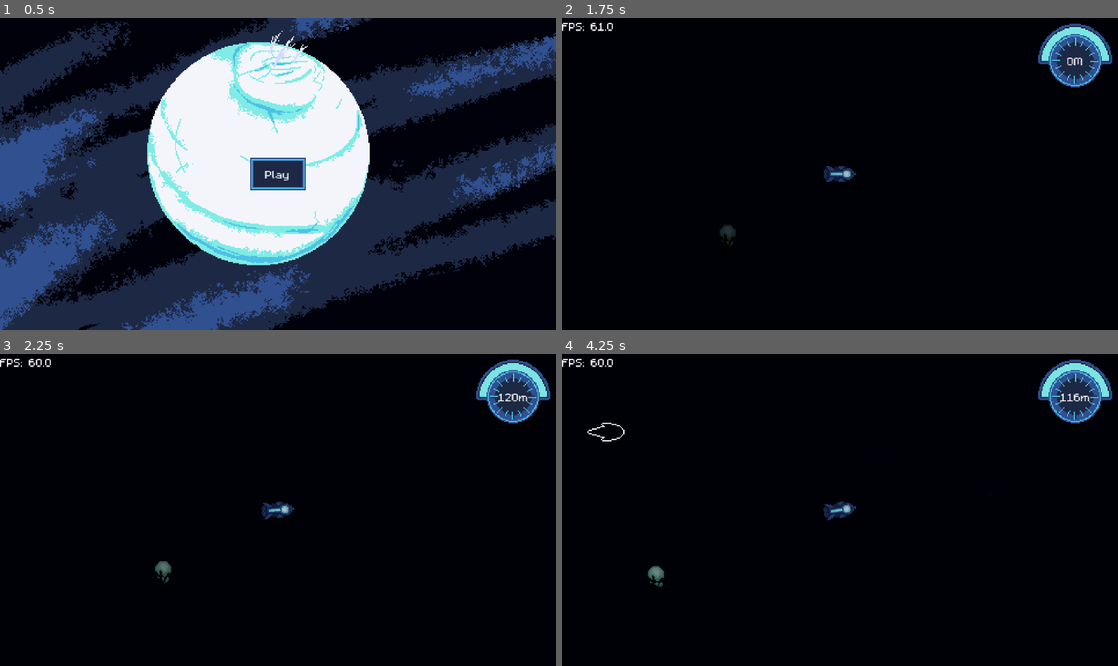
Above: before the commit, frames 1-4 (two rows, left to right).
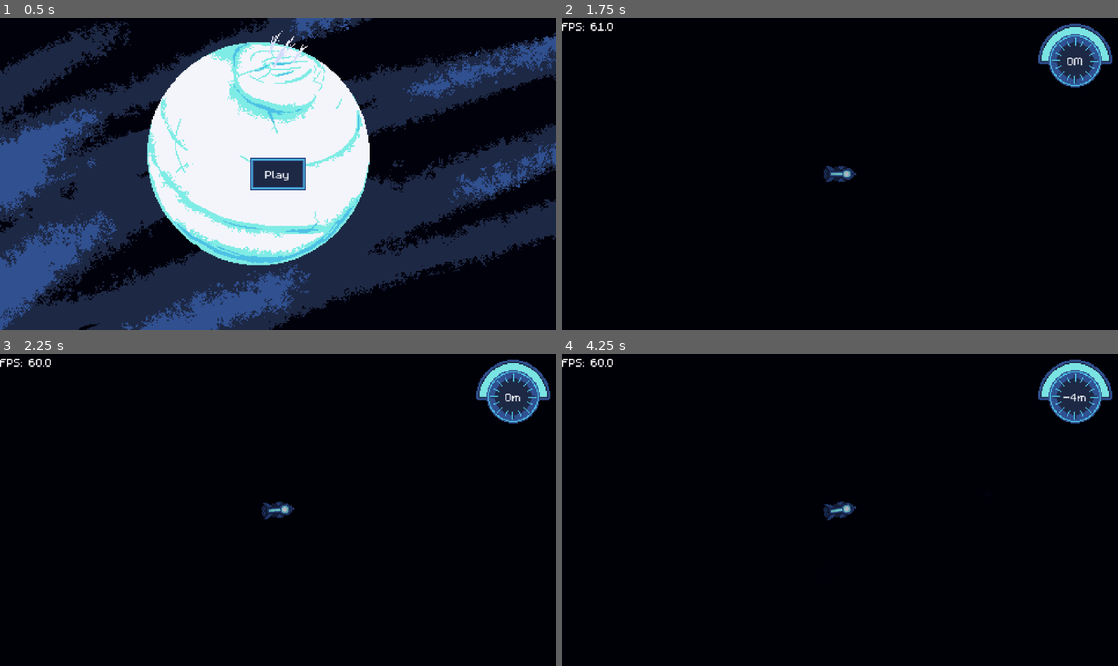
Above: after the commit, the same moments.

Repository: austingwatson/Depths
Game: Godot game, scene res://scenes/title_screen.tscn
Same seed, same stepped clock (60 frames per second), same inputs: the game is played once before the commit and once after it.
Inputs (mouse positions are in pixels of both pictures, inside the frame that each line leads up to):
- Up to frame 1 (0.5 s): no input
- Up to frame 2 (1.75 s): click "Play" at 0.5 s; click "Launch" at 1.25 s
- Up to frame 3 (2.25 s): move the mouse to (400, 494) at 2.02 s; hold Space (thrust) from 2.03 s (still down); hold Right mouse button (rotate) from 2.03 s (still down)
- Up to frame 4 (4.25 s): click (962, 494) at 2.3 s; move the mouse to (728, 525) at 2.77 s; release Space (thrust) at 2.78 s; release Right mouse button (rotate) at 2.78 s; click (728, 525) at 2.85 s; tap Shift (sonar) at 3.05 s; move the mouse to (895, 441) at 3.52 s; hold Space (thrust) from 3.53 s (still down); hold Shift (sonar) from 3.53 s (still down); right-click (895, 441) at 3.8 s

Frame 1 is identical in both runs. In frame 2, 0.1% of the frame differs, in the area x 28-32%, y 66-73%; in frame 3, 0.2%; in frame 4, 0.3%, in the area x 4-95%, y 12-75%.

Commit message:
added research and perm stats

Diff:
--- a/project.godot
+++ b/project.godot
@@ -19,12 +19,14 @@
 
 ProjectileManager="*res://scenes/global/projectile_manager.tscn"
 GlobalSignals="*res://scenes/global/global_signals.tscn"
+EntityManager="*res://scenes/global/entity_manager.tscn"
 
 [debug]
 
 gdscript/warnings/shadowed_variable=0
 gdscript/warnings/shadowed_variable_base_class=0
 gdscript/warnings/shadowed_global_identifier=0
+gdscript/warnings/narrowing_conversion=0
 
 [display]
 
@@ -61,6 +63,16 @@
 "events": [Object(InputEventMouseButton,"resource_local_to_scene":false,"resource_name":"","device":-1,"window_id":0,"a …(257 unchanged characters)…
 ]
 }
+change_weapon_up={
+"deadzone": 0.2,
+"events": [Object(InputEventMouseButton,"resource_local_to_scene":false,"resource_name":"","device":-1,"window_id":0,"alt_pressed":false,"shift_pressed":false,"ctrl_pressed":false,"meta_pressed":false,"button_mask":8,"position":Vector2(237, 10),"global_position":Vector2(246, 58),"factor":1.0,"button_index":4,"canceled":false,"pressed":true,"double_click":false,"script":null)
+]
+}
+change_weapon_down={
+"deadzone": 0.2,
+"events": [Object(InputEventMouseButton,"resource_local_to_scene":false,"resource_name":"","device":-1,"window_id":0,"alt_pressed":false,"shift_pressed":false,"ctrl_pressed":false,"meta_pressed":false,"button_mask":16,"position":Vector2(208, 10),"global_position":Vector2(217, 58),"factor":1.0,"button_index":5,"canceled":false,"pressed":true,"double_click":false,"script":null)
+]
+}
 
 [layer_names]
 
@@ -68,6 +80,7 @@
 2d_physics/layer_2="Friendly"
 2d_physics/layer_3="Enemy"
 2d_physics/layer_4="Neutral"
+2d_physics/layer_5="Research"
 
 [rendering]
 
--- /dev/null
+++ b/resources/perm_stats.gd
@@ -0,0 +1,70 @@
+class_name PermStats
+extends Resource
+
+@export var research := 0
+
+@export_category("Movement")
+@export var max_speed := 0.0
+@export var acceleration := 0.0
+@export var deceleration := 0.0
+@export var rotation_speed := 0.0
+@export var thrust_energy := 0.0
+
+@export_category("Energy")
+@export var max_energy := 0.0
+@export var passive_refill := 0.0
+
+@export_category("Health")
+@export var max_health := 0.0
+
+@export_category("Sonar")
+@export var max_radius := 0.0
+@export var duration := 0.0
+@export var sonar_cooldown := 0.0
+
+@export_category("Weapons")
+@export var unlocked_weapns := [true, false, false]
+@export var damage := 0
+@export var range := 0.0
+@export var weapon_cooldown := 0.0
+
+@export_category("Torpedo")
+@export var torpedo_damage := 0
+@export var torpedo_energy := 0.0
+@export var torpedo_cooldown := 0.0
+@export var torpedo_homing := 0.0
+
+@export_category("Laser")
+@export var laser_damage := 0
+@export var laser_energy := 0.0
+@export var laser_cooldown := 0.0
+@export var laser_tick_speed := 0.0
+
+@export_category("Shock")
+@export var shock_damage := 0
+@export var shock_energy := 0.0
+@export var shock_cooldown := 0.0
+@export var shock_range := 0.0
+
+var store := {
+	"unlock_laser": 1,
+}
+
+
+func add_research(amount: int) -> void:
+	research += amount
+
+
+func buy(unlock: String) -> bool:
+	if store[unlock] >= research:
+		research -= store[unlock]
+		store.erase(unlock)
+		return true
+
+	return false
+
+
+func upgrade(unlock: String) -> void:
+	match unlock:
+		"unlock_laser":
+			unlocked_weapns[1] = true
--- /dev/null
+++ b/resources/player_stats.tres
@@ -0,0 +1,35 @@
+[gd_resource type="Resource" script_class="PermStats" load_steps=2 format=3 uid="uid://g1eu7oglkvix"]
+
+[ext_resource type="Script" uid="uid://ddq5cculcmren" path="res://resources/perm_stats.gd" id="1_wld0n"]
+
+[resource]
+script = ExtResource("1_wld0n")
+research = 0
+max_speed = 200.0
+acceleration = 100.0
+deceleration = 300.0
+rotation_speed = 5.0
+thrust_energy = 0.0
+max_energy = 100.0
+passive_refill = 1.0
+max_health = 10.0
+max_radius = 1000.0
+duration = 5.0
+sonar_cooldown = 5.0
+unlocked_weapns = [true, false, false]
+damage = 0
+range = 1000.0
+weapon_cooldown = 1.0
+torpedo_damage = 1
+torpedo_energy = 25.0
+torpedo_cooldown = 1.0
+torpedo_homing = 0.0
+laser_damage = 1
+laser_energy = 25.0
+laser_cooldown = 1.0
+laser_tick_speed = 1.0
+shock_damage = 1
+shock_energy = 25.0
+shock_cooldown = 1.0
+shock_range = 100.0
+metadata/_custom_type_script = "uid://ddq5cculcmren"
--- a/scenes/basecamp.tscn
+++ b/scenes/basecamp.tscn
@@ -49,4 +49,8 @@
 theme_override_font_sizes/font_size = 32
 text = "Launch"
 
+[node name="Label" type="Label" parent="."]
+offset_right = 40.0
+offset_bottom = 13.0
+
 [connection signal="pressed" from="VBoxContainer/Launch" to="." method="_on_launch_pressed"]
--- a/scenes/component/pickup_magnet.tscn
+++ /dev/null
@@ -1,14 +0,0 @@
-[gd_scene load_steps=3 format=3 uid="uid://cfg0up4nynxx6"]
-
-[ext_resource type="Script" uid="uid://8cpouvdhtyhb" path="res://scripts/component/pickup_magnet.gd" id="1_pbm11"]
-
-[sub_resource type="CircleShape2D" id="CircleShape2D_pbm11"]
-radius = 70.0
-
-[node name="PickupMagnet" type="Area2D"]
-script = ExtResource("1_pbm11")
-
-[node name="AudioStreamPlayer2D" type="AudioStreamPlayer2D" parent="."]
-
-[node name="CollisionShape2D" type="CollisionShape2D" parent="."]
-shape = SubResource("CircleShape2D_pbm11")
--- /dev/null
+++ b/scenes/component/research_beam.tscn
@@ -0,0 +1,15 @@
+[gd_scene load_steps=2 format=3 uid="uid://cfg0up4nynxx6"]
+
+[ext_resource type="Script" uid="uid://8cpouvdhtyhb" path="res://scripts/component/research_beam.gd" id="1_pbm11"]
+
+[node name="ResearchBeam" type="Area2D"]
+collision_layer = 2
+collision_mask = 16
+monitorable = false
+script = ExtResource("1_pbm11")
+
+[node name="CollisionPolygon2D" type="CollisionPolygon2D" parent="."]
+polygon = PackedVector2Array(0, 0, 50, -20, 50, 20)
+
+[connection signal="area_entered" from="." to="." method="_on_area_entered"]
+[connection signal="area_exited" from="." to="." method="_on_area_exited"]
--- /dev/null
+++ b/scenes/component/skill_cooldown.tscn
@@ -0,0 +1,11 @@
+[gd_scene load_steps=2 format=3 uid="uid://lcn2s72e03xc"]
+
+[ext_resource type="Script" uid="uid://bl5hv3wffgjhx" path="res://scripts/component/skill_cooldown.gd" id="1_4d8xc"]
+
+[node name="SkillCooldown" type="Node"]
+script = ExtResource("1_4d8xc")
+
+[node name="Timer" type="Timer" parent="."]
+one_shot = true
+
+[connection signal="timeout" from="Timer" to="." method="_on_timer_timeout"]
--- a/scenes/entity/actor/player.tscn
+++ b/scenes/entity/actor/player.tscn
@@ -7,10 +7,12 @@
 [ext_resource type="PackedScene" uid="uid://dmy0i8hd43tcj" path="res://scenes/component/energy.tscn" id="3_v7w8l"]
 [ext_resource type="Texture2D" uid="uid://dgb36hfijxjf1" path="res://assets/textures/effects/2d_lights_and_shadows_neutral_point_light.png" id="5_f6cxi"]
 [ext_resource type="Texture2D" uid="uid://ccn0ikslju12v" path="res://assets/textures/effects/2d_point_light.png" id="6_18kca"]
+[ext_resource type="PackedScene" uid="uid://lcn2s72e03xc" path="res://scenes/component/skill_cooldown.tscn" id="6_b81v7"]
 [ext_resource type="Texture2D" uid="uid://brrmjvq8w3jmh" path="res://assets/textures/effects/ies_lights_pack_3d_model2.png" id="6_owhjy"]
 [ext_resource type="Texture2D" uid="uid://bcfvhcan1b35c" path="res://assets/textures/effects/ies_lights_model2.png" id="8_8l8co"]
 [ext_resource type="Script" uid="uid://41fi5af4texf" path="res://scripts/component/camera_2d.gd" id="10_8l8co"]
 [ext_resource type="PackedScene" uid="uid://dwfmk3hcaog1x" path="res://scenes/component/sonar.tscn" id="11_eybgf"]
+[ext_resource type="PackedScene" uid="uid://cfg0up4nynxx6" path="res://scenes/component/research_beam.tscn" id="13_qxtqe"]
 
 [sub_resource type="AtlasTexture" id="AtlasTexture_8l8co"]
 atlas = ExtResource("3_v1h6o")
@@ -36,8 +38,9 @@
 forward_texture = SubResource("AtlasTexture_8l8co")
 left_texture = SubResource("AtlasTexture_eybgf")
 right_texture = SubResource("AtlasTexture_b81v7")
-weapon_energy = 25.0
-thrust_energy = 2.0
+
+[node name="Camera2D" type="Camera2D" parent="."]
+script = ExtResource("10_8l8co")
 
 [node name="Movement" parent="." node_paths=PackedStringArray("entity") instance=ExtResource("2_f6cxi")]
 entity = NodePath("..")
@@ -51,6 +54,20 @@
 max_energy = 100.0
 energy = 100.0
 passive_refill = 1.0
+
+[node name="SkillCooldowns" type="Node" parent="."]
+
+[node name="SonarCooldown" parent="SkillCooldowns" instance=ExtResource("6_b81v7")]
+cooldown = 5.0
+
+[node name="TorpedoCooldown" parent="SkillCooldowns" instance=ExtResource("6_b81v7")]
+cooldown = 1.0
+
+[node name="LaserCooldown" parent="SkillCooldowns" instance=ExtResource("6_b81v7")]
+cooldown = 1.0
+
+[node name="ShockCooldown" parent="SkillCooldowns" instance=ExtResource("6_b81v7")]
+cooldown = 1.0
 
 [node name="Sprite2D" type="Sprite2D" parent="."]
 texture = SubResource("AtlasTexture_18kca")
@@ -83,11 +100,6 @@
 scale = Vector2(0.5, 0.5)
 texture = ExtResource("6_owhjy")
 
-[node name="EnergyAmount" type="Line2D" parent="."]
-points = PackedVector2Array(-8, 0, 2, 0)
-width = 2.0
-default_color = Color(0.501961, 0.929412, 0.901961, 1)
-
 [node name="EmergencyLight" type="PointLight2D" parent="."]
 visible = false
 color = Color(0.8, 0.192157, 0.211765, 1)
@@ -100,6 +112,11 @@
 scale = Vector2(0.5, 0.5)
 texture = ExtResource("5_f6cxi")
 
+[node name="EnergyAmount" type="Line2D" parent="."]
+points = PackedVector2Array(-8, 0, 2, 0)
+width = 2.0
+default_color = Color(0.501961, 0.929412, 0.901961, 1)
+
 [node name="Thrusting" type="Timer" parent="."]
 wait_time = 0.05
 autostart = true
@@ -107,16 +124,16 @@
 [node name="Flicker" type="Timer" parent="."]
 wait_time = 0.25
 
-[node name="Camera2D" type="Camera2D" parent="."]
-script = ExtResource("10_8l8co")
-
 [node name="Sonar" parent="." instance=ExtResource("11_eybgf")]
 max_radius = 1000.0
 duration = 5.0
 
+[node name="ResearchBeam" parent="." instance=ExtResource("13_qxtqe")]
+
 [connection signal="charging" from="Energy" to="." method="_on_energy_charging"]
 [connection signal="energy_changed" from="Energy" to="." method="_on_energy_energy_changed"]
 [connection signal="no_energy" from="Energy" to="." method="_on_energy_no_energy"]
+[connection signal="dead" from="HurtBox" to="." method="_on_hurt_box_dead"]
 [connection signal="healed" from="HurtBox" to="." method="_on_hurt_box_healed"]
 [connection signal="hurt" from="HurtBox" to="." method="_on_hurt_box_hurt"]
 [connection signal="timeout" from="Thrusting" to="." method="_on_thrusting_timeout"]
--- a/scenes/entity/drops/resource_pickup.tscn
+++ b/scenes/entity/drops/resource_pickup.tscn
@@ -1,10 +1,20 @@
-[gd_scene load_steps=2 format=3 uid="uid://c6yylqny5blw1"]
+[gd_scene load_steps=3 format=3 uid="uid://c6yylqny5blw1"]
+
+[ext_resource type="Script" uid="uid://ce6v4pggr6vbl" path="res://scripts/entity/drops/resource_pickup.gd" id="1_t50uq"]
 
 [sub_resource type="CircleShape2D" id="CircleShape2D_0ofgt"]
 
-[node name="ResourcePickup" type="Node2D"]
+[node name="ResourcePickup" type="Area2D"]
+collision_layer = 16
+collision_mask = 2
+monitoring = false
+script = ExtResource("1_t50uq")
 
-[node name="Area2D" type="Area2D" parent="."]
+[node name="CollisionShape2D" type="CollisionShape2D" parent="."]
+shape = SubResource("CircleShape2D_0ofgt")
 
-[node name="CollisionShape2D" type="CollisionShape2D" parent="Area2D"]
-shape = SubResource("CircleShape2D_0ofgt")
+[node name="ScanTimer" type="Timer" parent="."]
+wait_time = 2.5
+one_shot = true
+
+[connection signal="timeout" from="ScanTimer" to="." method="_on_scan_timer_timeout"]
--- /dev/null
+++ b/scenes/entity/spawner.tscn
@@ -0,0 +1,10 @@
+[gd_scene load_steps=2 format=3 uid="uid://bcobtgraohaxm"]
+
+[ext_resource type="Script" uid="uid://dlayhw7qg0d4t" path="res://scripts/entity/spawner.gd" id="1_kcxbv"]
+
+[node name="Spawner" type="Node2D"]
+script = ExtResource("1_kcxbv")
+
+[node name="SpawnTimer" type="Timer" parent="."]
+
+[connection signal="timeout" from="SpawnTimer" to="." method="_on_spawn_timer_timeout"]
--- a/scenes/game.tscn
+++ b/scenes/game.tscn
@@ -1,10 +1,26 @@
-[gd_scene load_steps=7 format=3 uid="uid://c2s5gjmj8y12a"]
+[gd_scene load_steps=11 format=3 uid="uid://c2s5gjmj8y12a"]
 
 [ext_resource type="PackedScene" uid="uid://ciuquonjnfqut" path="res://scenes/ui/hud.tscn" id="1_uwrxv"]
-[ext_resource type="PackedScene" uid="uid://bw4vq0sx2pd5s" path="res://scenes/entity/actor/player.tscn" id="2_yqjtg"]
+[ext_resource type="Script" uid="uid://o83brxwooeeu" path="res://scripts/game.gd" id="1_yqjtg"]
+[ext_resource type="PackedScene" uid="uid://bcobtgraohaxm" path="res://scenes/entity/spawner.tscn" id="2_lbhrr"]
 [ext_resource type="PackedScene" uid="uid://daxpl8wgwrd7w" path="res://scenes/entity/actor/hunter_fish.tscn" id="3_lnu2h"]
 [ext_resource type="PackedScene" uid="uid://8oxdyj66sd4m" path="res://scenes/entity/actor/floater.tscn" id="4_iywne"]
 [ext_resource type="PackedScene" uid="uid://ckn07253t3ahu" path="res://scenes/entity/actor/urchin.tscn" id="4_lbhrr"]
+
+[sub_resource type="Curve" id="Curve_iywne"]
+_limits = [0.0, 25.0, 0.0, 10000.0]
+_data = [Vector2(0, 0), 0.0, 0.0, 0, 0, Vector2(10000, 25), 0.0, 0.0, 0, 0]
+point_count = 2
+
+[sub_resource type="Curve" id="Curve_p57ef"]
+_limits = [0.0, 50.0, 0.0, 10000.0]
+_data = [Vector2(0, 0), 0.0, 0.0, 0, 0, Vector2(10000, 50), 0.0, 0.0, 0, 0]
+point_count = 2
+
+[sub_resource type="Curve" id="Curve_u5sy4"]
+_limits = [1.0, 10.0, 0.0, 10000.0]
+_data = [Vector2(0, 1), 0.0, 0.0, 0, 0, Vector2(10000, 10), 0.0, 0.0, 0, 0]
+point_count = 2
 
 [sub_resource type="Environment" id="Environment_lbhrr"]
 background_mode = 3
@@ -13,6 +29,28 @@
 glow_hdr_threshold = 1.5
 
 [node name="Game" type="Node"]
+script = ExtResource("1_yqjtg")
+
+[node name="HunterFishSpawner" parent="." instance=ExtResource("2_lbhrr")]
+enemy_scene = ExtResource("3_lnu2h")
+lower_spawn_curve = SubResource("Curve_iywne")
+upper_spawn_curve = SubResource("Curve_p57ef")
+timer_curve = SubResource("Curve_u5sy4")
+margin = 25.0
+
+[node name="UrchinSpawner" parent="." instance=ExtResource("2_lbhrr")]
+enemy_scene = ExtResource("4_lbhrr")
+lower_spawn_curve = SubResource("Curve_iywne")
+upper_spawn_curve = SubResource("Curve_p57ef")
+timer_curve = SubResource("Curve_u5sy4")
+margin = 25.0
+
+[node name="FloaterSpawner" parent="." instance=ExtResource("2_lbhrr")]
+enemy_scene = ExtResource("4_iywne")
+lower_spawn_curve = SubResource("Curve_iywne")
+upper_spawn_curve = SubResource("Curve_p57ef")
+timer_curve = SubResource("Curve_u5sy4")
+margin = 25.0
 
 [node name="HUD" parent="." instance=ExtResource("1_uwrxv")]
 
@@ -21,15 +59,3 @@
 
 [node name="CanvasModulate" type="CanvasModulate" parent="."]
 color = Color(0.00784314, 0.00784314, 0.0509804, 1)
-
-[node name="Player" parent="." instance=ExtResource("2_yqjtg")]
-position = Vector2(199, 121)
-
-[node name="HunterFish" parent="." instance=ExtResource("3_lnu2h")]
-position = Vector2(59, 49)
-
-[node name="Urchin" parent="." instance=ExtResource("4_lbhrr")]
-position = Vector2(295, 66)
-
-[node name="Floater" parent="." instance=ExtResource("4_iywne")]
-position = Vector2(102, 180)
--- /dev/null
+++ b/scenes/global/entity_manager.tscn
@@ -0,0 +1,11 @@
+[gd_scene load_steps=2 format=3 uid="uid://x3on4c0j2ttk"]
+
+[ext_resource type="Script" uid="uid://b4uldlq5pn2gq" path="res://scripts/global/entity_manager.gd" id="1_b4yoo"]
+
+[node name="EntityManager" type="Node"]
+script = ExtResource("1_b4yoo")
+
+[node name="NonYSort" type="Node" parent="."]
+
+[node name="YSort" type="Node2D" parent="."]
+y_sort_enabled = true
--- a/scripts/basecamp.gd
+++ b/scripts/basecamp.gd
@@ -1,4 +1,11 @@
 extends Node
+
+@onready var label := $Label
+var player_stats: PermStats = EntityManager.player_stats
+
+
+func _ready() -> void:
+	label.text = str(player_stats.research)
 
 
 func _on_launch_pressed() -> void:
--- a/scripts/component/pickup_magnet.gd
+++ /dev/null
@@ -1,16 +0,0 @@
-class_name pickup_magnet extends Area2D
-
-
-#var pickups : Array[resource_pickup] = []
-var speeds : Array[float] = []
-
-@export var magnet_strength : float = 1.0
-
-func _ready() -> void:
-	#area_entered.connect( _on_area_enter )
-	pass
-
-#func _on_area_enter( _a : Area2d ) -> void:
-	#if _a.get_parent()
-
-#this shit ain't done. Was meant to serve as the player's radius for vacuuming "repair" and "data" pickups
--- /dev/null
+++ b/scripts/component/research_beam.gd
@@ -0,0 +1,16 @@
+class_name ResearchBeam
+extends Area2D
+
+
+func _on_area_entered(area: Area2D) -> void:
+	if area is ResourcePickup:
+		area.start_scan()
+
+
+func _on_area_exited(area: Area2D) -> void:
+	if area is ResourcePickup:
+		area.end_scan()
+
+
+func _on_scan_timer_timeout() -> void:
+	pass # Replace with function body.
--- /dev/null
+++ b/scripts/component/skill_cooldown.gd
@@ -0,0 +1,19 @@
+class_name SkillCooldown
+extends Node
+
+@export var cooldown := 0.0
+@onready var timer := $Timer
+var on_cooldown := false
+
+
+func _ready() -> void:
+	timer.wait_time = cooldown
+
+
+func use() -> void:
+	on_cooldown = true
+	timer.start()
+
+
+func _on_timer_timeout() -> void:
+	on_cooldown = false
--- a/scripts/entity/actor/player.gd
+++ b/scripts/entity/actor/player.gd
@@ -1,12 +1,16 @@
 class_name Player
 extends Node2D
+
+enum Weapon {
+	TORPEDO,
+	LASER,
+	SHOCK,
+}
 
 const rotation_threshold := 0.1
 @export var forward_texture: Texture2D
 @export var left_texture: Texture2D
 @export var right_texture: Texture2D
-@export var weapon_energy: float
-@export var thrust_energy: float
 @onready var movement := $Movement
 @onready var energy := $Energy
 @onready var sprite := $Sprite2D
@@ -19,7 +23,13 @@
 @onready var camera := $Camera2D
 @onready var hurt_box := $HurtBox
 @onready var sonar := $Sonar
+@onready var sonar_cooldown := $SkillCooldowns/SonarCooldown
+@onready var torpedo_cooldown := $SkillCooldowns/TorpedoCooldown
+@onready var laser_cooldown := $SkillCooldowns/LaserCooldown
+@onready var shock_cooldown := $SkillCooldowns/ShockCooldown
+var player_stats: PermStats = EntityManager.player_stats
 var no_power := false
+var weapon := Weapon.TORPEDO
 
 
 func _ready() -> void:
@@ -29,17 +39,32 @@
 	GlobalSignals.on_player_health_changed(hurt_box.max_health, hurt_box.health)
 	GlobalSignals.heal_player.connect(_on_heal_player)
 
+	movement.max_speed = player_stats.max_speed
+	movement.acceleration = player_stats.acceleration
+	movement.deceleration = player_stats.deceleration
+	movement.rotation_speed = player_stats.rotation_speed
 
-func _unhandled_input(_event: InputEvent) -> void:
-	if no_power:
-		return
+	energy.max_energy = player_stats.max_energy
+	energy.energy = player_stats.max_energy
+	energy.passive_refill = player_stats.passive_refill
 
-	if Input.is_action_just_pressed("shoot"):
-		var direction := Vector2.RIGHT.rotated(rotation)
-		ProjectileManager.add_friendly_torpedo(global_position, direction, rotation, 1)
-		energy.use_energy(weapon_energy)
-	elif Input.is_action_just_pressed("sonar"):
-		sonar.start_sonar()
+	hurt_box.max_health = player_stats.max_health
+	hurt_box.health = player_stats.max_health
+
+	sonar.max_radius = player_stats.max_radius
+	sonar.duration = player_stats.duration
+
+	sonar_cooldown.cooldown = player_stats.sonar_cooldown
+	sonar_cooldown.timer.wait_time = player_stats.sonar_cooldown
+
+	torpedo_cooldown.cooldown = player_stats.weapon_cooldown + player_stats.torpedo_cooldown
+	torpedo_cooldown.timer.wait_time = player_stats.weapon_cooldown + player_stats.torpedo_cooldown
+
+	laser_cooldown.cooldown = player_stats.weapon_cooldown + player_stats.laser_cooldown
+	laser_cooldown.timer.wait_time = player_stats.weapon_cooldown + player_stats.laser_cooldown
+
+	shock_cooldown.cooldown = player_stats.weapon_cooldown + player_stats.shock_cooldown
+	shock_cooldown.timer.wait_time = player_stats.weapon_cooldown + player_stats.shock_cooldown
 
 
 func _physics_process(delta: float) -> void:
@@ -74,6 +99,27 @@
 		movement.stop(direction, delta)
 		thrusting.paused = true
 
+	if Input.is_action_pressed("shoot"):
+		match weapon:
+			Weapon.TORPEDO:
+				if not torpedo_cooldown.on_cooldown:
+					torpedo_cooldown.use()
+					ProjectileManager.add_friendly_torpedo(global_position, direction, rotation, player_stats.torpedo_damage + player_stats.damage)
+					energy.use_energy(player_stats.torpedo_energy)
+			Weapon.LASER:
+				if not laser_cooldown.on_cooldown:
+					laser_cooldown.use()
+					# use laser here
+					energy.use_energy(player_stats.laser_energy)
+			Weapon.SHOCK:
+				if not shock_cooldown.on_cooldown:
+					shock_cooldown.use()
+					# use shock here
+					energy.use_energy(player_stats.shock_energy)
+	if Input.is_action_pressed("sonar") and not sonar_cooldown.on_cooldown:
+		sonar_cooldown.use()
+		sonar.start_sonar()
+
 
 func _on_hurt_box_hurt(max_health: int, health: int) -> void:
 	GlobalSignals.on_player_health_changed(max_health, health)
@@ -104,7 +150,7 @@
 
 
 func _on_thrusting_timeout() -> void:
-	energy.use_energy(thrust_energy)
+	energy.use_energy(player_stats.thrust_energy)
 
 
 func _on_flicker_timeout() -> void:
@@ -117,3 +163,8 @@
 
 func _on_hurt_box_healed(max_health: int, health: int) -> void:
 	GlobalSignals.on_player_health_changed(max_health, health)
+
+
+func _on_hurt_box_dead() -> void:
+	EntityManager.clear()
+	get_tree().change_scene_to_file("res://scenes/basecamp.tscn")
--- a/scripts/entity/drops/resource_pickup.gd
+++ b/scripts/entity/drops/resource_pickup.gd
@@ -1 +1,22 @@
-extends Node
+class_name ResourcePickup
+extends Area2D
+
+@export var worth := 1
+@onready var collision_shape := $CollisionShape2D
+@onready var scan_timer := $ScanTimer
+var scanned := false
+
+
+func start_scan() -> void:
+	if not scanned:
+		scan_timer.start()
+
+
+func end_scan() -> void:
+	scan_timer.stop()
+
+
+func _on_scan_timer_timeout() -> void:
+	scanned = true
+	collision_shape.set_deferred("disabled", true)
+	EntityManager.player_stats.add_research(worth)
--- /dev/null
+++ b/scripts/entity/spawner.gd
@@ -0,0 +1,71 @@
+class_name Spawner
+extends Node2D
+
+@export var enemy_scene: PackedScene
+@export var lower_spawn_curve: Curve
+@export var upper_spawn_curve: Curve
+@export var timer_curve: Curve
+@export var spawn_locations = [
+	{"value": "up", "weight": 25},
+	{"value": "left", "weight": 25},
+	{"value": "down", "weight": 25},
+	{"value": "right", "weight": 25},
+]
+@export var margin: float
+@onready var spawn_timer := $SpawnTimer
+var player_y := 0.0
+
+
+func _ready() -> void:
+	GlobalSignals.player_moved.connect(_on_player_moved)
+	spawn_timer.start(timer_curve.sample(player_y))
+
+
+func pick_random_dir():
+	var total_weight = 0
+	for option in spawn_locations:
+		total_weight += option.weight  # Sum up all weights
+
+	var random_pick = randf() * total_weight  # Pick a random point in the total weight range
+	var current_weight = 0
+
+	for option in spawn_locations:
+		current_weight += option.weight
+		if random_pick <= current_weight:
+			return option.value  # Return the chosen value
+
+	return null  # Fallback (should never happen)
+
+
+func get_enemy_amount() -> int:
+	return randi_range(lower_spawn_curve.sample(player_y), upper_spawn_curve.sample(player_y))
+
+
+func get_random_position() -> Vector2:
+	var screen_size := get_viewport_rect().size / 2
+	var dir: String = pick_random_dir()
+
+	var spawn_pos := get_viewport().get_camera_2d().global_position
+	match dir:
+		"up":
+			spawn_pos += Vector2(randf_range(-screen_size.x - margin, screen_size.x + margin), -screen_size.y - margin)
+		"left":
+			spawn_pos += Vector2(-screen_size.x - margin, randf_range(-screen_size.y - margin, screen_size.y + margin))
+		"down":
+			spawn_pos += Vector2(randf_range(-screen_size.x - margin, screen_size.x + margin), screen_size.y + margin)
+		"right":
+			spawn_pos += Vector2(screen_size.x + margin, randf_range(-screen_size.y - margin, screen_size.y + margin))
+
+	return spawn_pos
+
+
+func _on_spawn_timer_timeout() -> void:
+	var amount := get_enemy_amount()
+	for i in range(amount):
+		var enemy := enemy_scene.instantiate()
+		enemy.global_position = get_random_position()
+		EntityManager.add_entity(enemy, true)
+
+
+func _on_player_moved(global_position: Vector2) -> void:
+	player_y = global_position.y
--- /dev/null
+++ b/scripts/game.gd
@@ -0,0 +1,14 @@
+extends Node
+
+
+func _ready() -> void:
+	var player := preload("res://scenes/entity/actor/player.tscn").instantiate()
+	EntityManager.add_entity(player, false)
+
+	var urchin := preload("res://scenes/entity/actor/urchin.tscn").instantiate()
+	urchin.global_position = Vector2(50, 50)
+	EntityManager.add_entity(urchin, true)
+
+	var research_pickup := preload("res://scenes/entity/drops/resource_pickup.tscn").instantiate()
+	research_pickup.global_position = Vector2(-50, -50)
+	EntityManager.add_entity(research_pickup, true)
--- /dev/null
+++ b/scripts/global/entity_manager.gd
@@ -0,0 +1,19 @@
+extends Node
+
+const player_stats := preload("res://resources/player_stats.tres")
+@onready var non_y_sort := $NonYSort
+@onready var y_sort := $YSort
+
+
+func clear() -> void:
+	for child in non_y_sort.get_children():
+		child.queue_free()
+	for child in y_sort.get_children():
+		child.queue_free()
+
+
+func add_entity(node: Node, y_sort: bool) -> void:
+	if y_sort:
+		self.y_sort.add_child(node)
+	else:
+		non_y_sort.add_child(node)
Not shown, added: resources/perm_stats.gd.uid
Not shown: 1 places in scenes/entity/actor/player.tscn that only renumber resources
Renamed: scripts/component/pickup_magnet.gd.uid -> scripts/component/research_beam.gd.uid
Not shown, added: scripts/component/skill_cooldown.gd.uid
Not shown, added: scripts/entity/spawner.gd.uid
Not shown, added: scripts/game.gd.uid
Not shown, added: scripts/global/entity_manager.gd.uid
